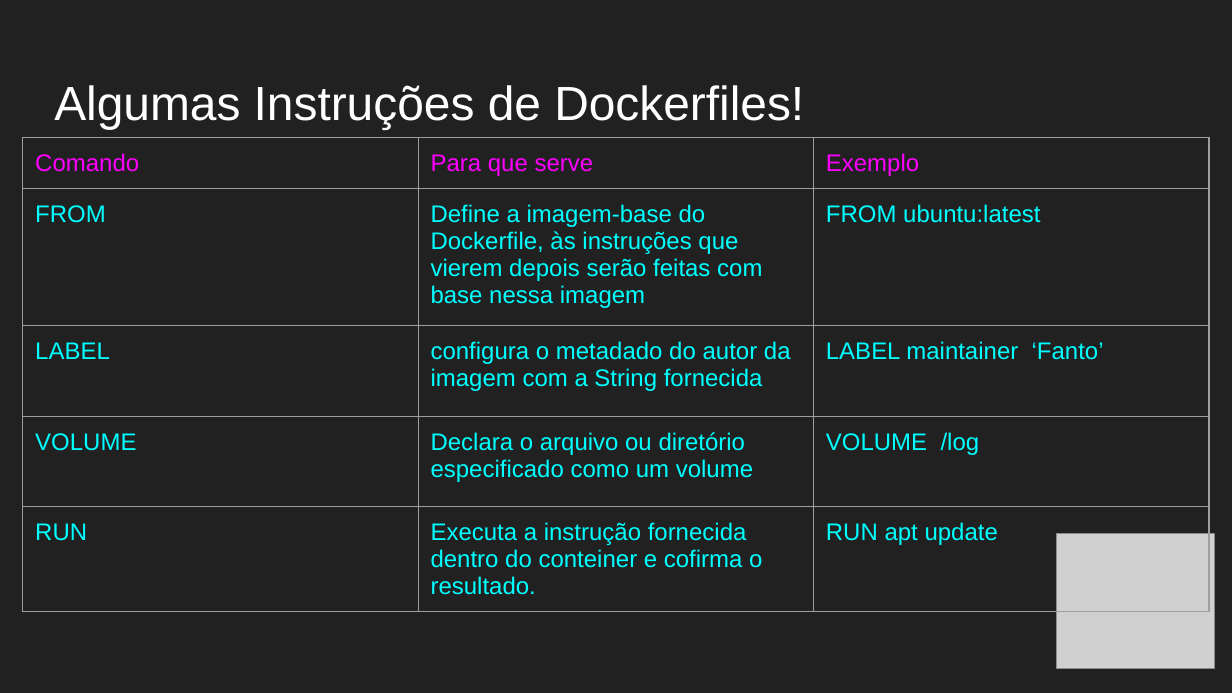
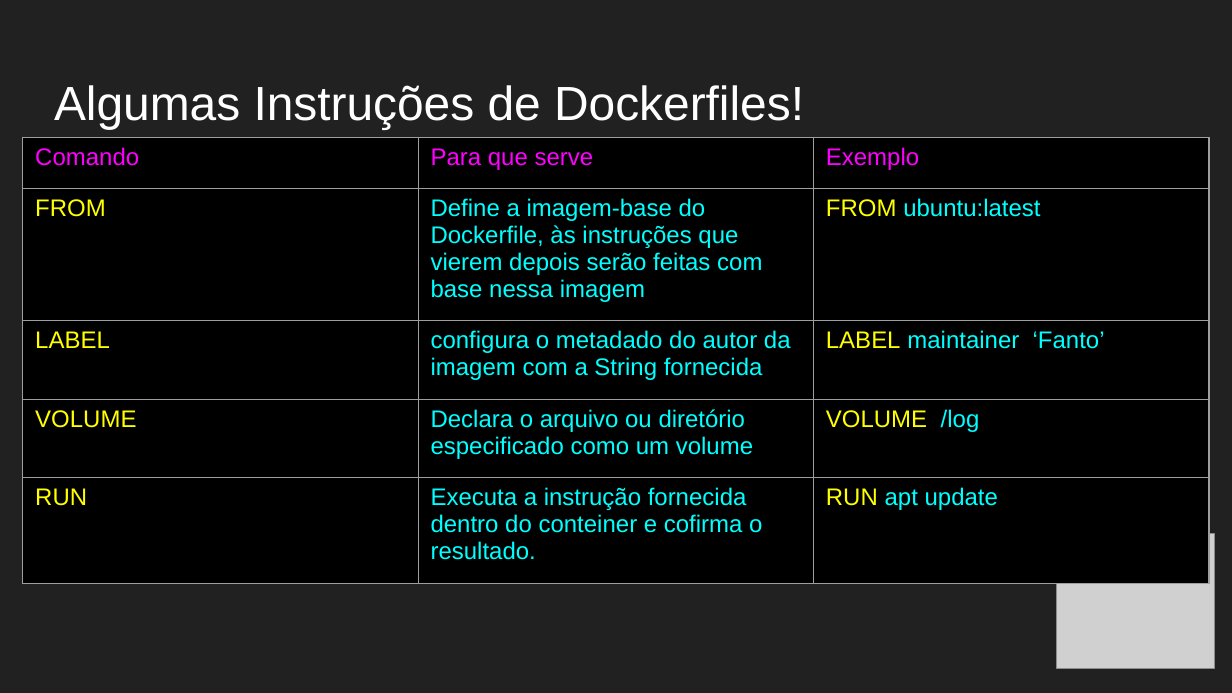
Before and after one commit to F4NT0/D0CK3R, a slide deck: slide 25 of Aula_Docker.pptx (slide 24 before the commit). Drawn at 1232x693 pixels with LibreOffice and Linux fonts; fonts in the diff are those of the drawing; grey boxes stand for pictures. Boxes give left, top, right and bottom in pixels: in the first picture for what was removed or moved away, otherwise in the second. Text is boxed around its words. In the diff, an @@ line names an element or a change of style, - is before the commit and + after.

```diff
--- a/Aula_Docker.pptx
+++ b/Aula_Docker.pptx
@@ table at bbox=[23, 137, 1210, 583] @@
@@ fill none to #000000 in 15 cells @@
@@ text colour #00FFFF to #FFFF00 in "FROM", "FROM", "LABEL", "LABEL" and 4 more places @@
@@ borders changed @@
```
Also in this commit, not shown: 27 other slides changed, 1 slide added.
